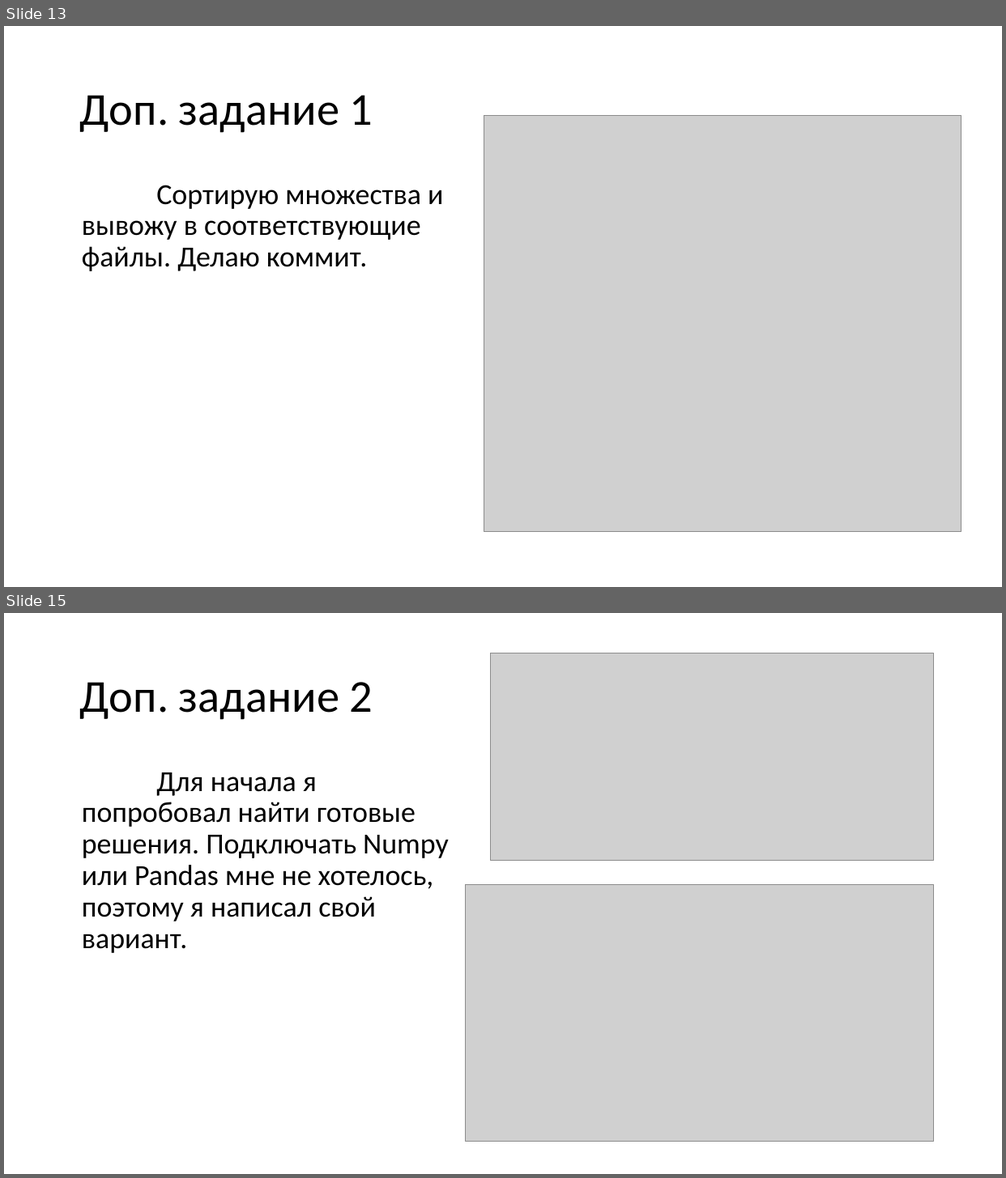
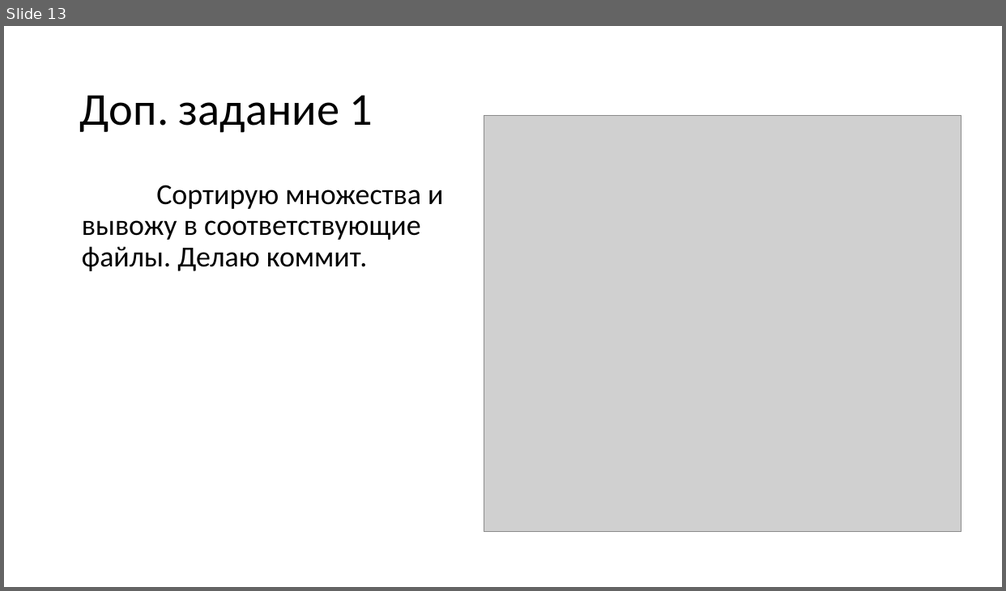
Before and after one commit to Stangenzirkel4/Lab-1, a slide deck: Отчет по лабораторной работе №1.pptx. Shown one above the other, each under a label of ours: slides 13 and 15 before the commit, slide 13 after it; the slides between them are not shown. The pictures are 1006x1178 and 1006x591 pixels, drawn with LibreOffice and Linux fonts; fonts in the diff are those of the drawing; grey boxes stand for pictures. Boxes give left, top, right and bottom in pixels: in the first picture for what was removed or moved away, otherwise in the second. Text is boxed around its words. In the diff, an @@ line names an element or a change of style, - is before the commit and + after.

Commit message:
Added last lab report
Добавлен отчет по лабораторной работе (обновленный вариант)

```diff
--- a/Отчет по лабораторной работе №1.pptx
+++ b/Отчет по лабораторной работе №1.pptx
@@ slide 15 removed at <box>4,613,1002,1174</box>, background #FFFFFF @@
@@ picture removed at <box>491,653,934,861</box> @@
@@ title removed at <box>80,682,373,720</box> @@
-Доп. задание 2
@@ text removed at <box>82,773,449,953</box> @@
-  Для начала я попробовал найти готовые решения. Подключать Numpy или Pandas мне не хотелось, поэтому я написал свой вариант.
@@ picture removed at <box>466,884,934,1142</box> @@
```
Also in this commit, not shown: 1 slide changed, 4 slides added.
